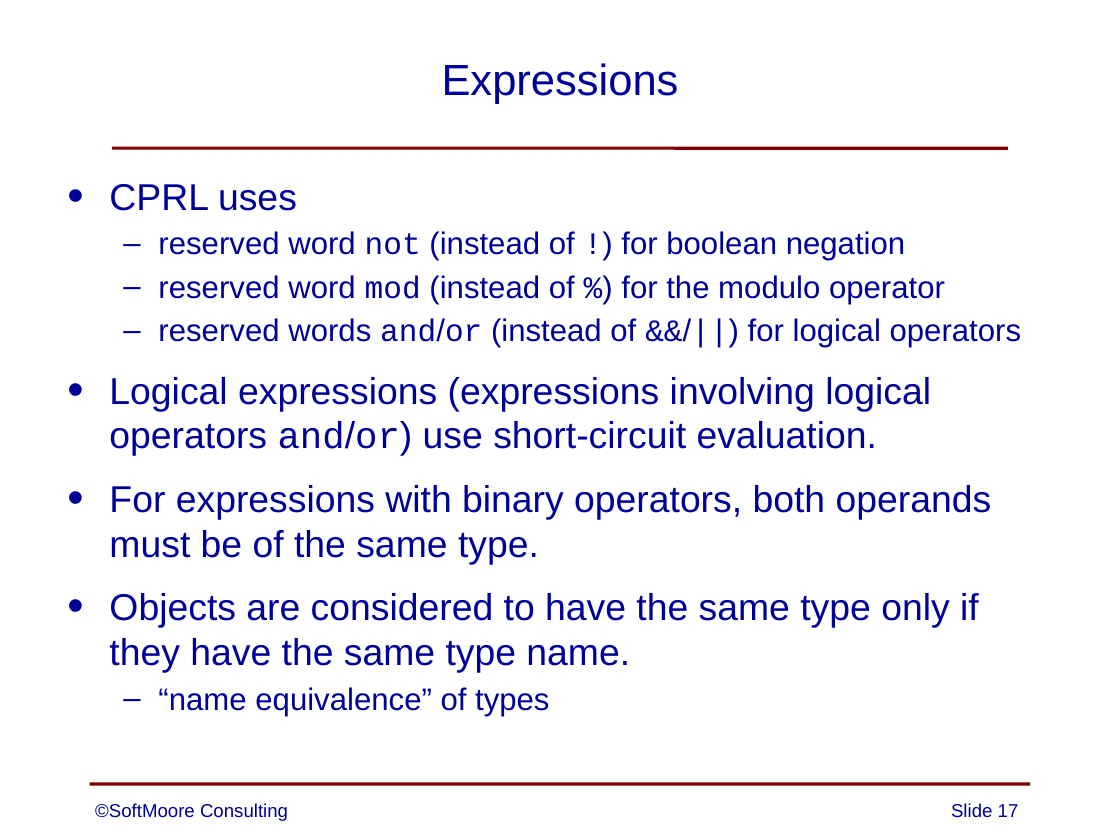
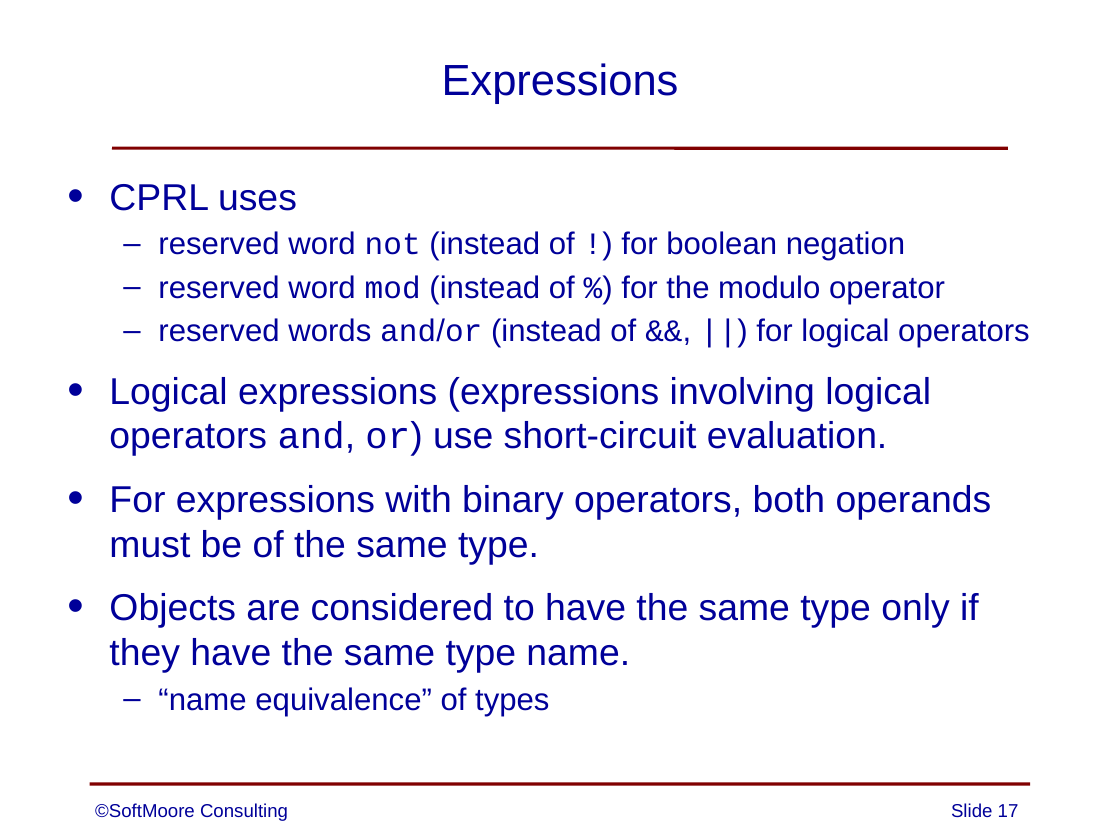
Before and after one commit to SoftMoore/CPRL-Kt-2nd, a slide deck: slide 17 of PowerPoints/04 - Definition of CPRL.pptx. Drawn at 1120x840 pixels with LibreOffice and Linux fonts; fonts in the diff are those of the drawing. Boxes give left, top, right and bottom in pixels: in the first picture for what was removed or moved away, otherwise in the second. Text is boxed around its words. In the diff, an @@ line names an element or a change of style, - is before the commit and + after.

```diff
--- a/PowerPoints/04 - Definition of CPRL.pptx
+++ b/PowerPoints/04 - Definition of CPRL.pptx
@@ text at <box>109,318,1030,456</box>: text changed @@
-  – reserved words and/or (instead of &&/||) for logical operators
-• Logical expressions (expressions involving logical operators and/or) use short-circuit evaluation.
+  – reserved words and/or (instead of &&, ||) for logical operators
+• Logical expressions (expressions involving logical operators and, or) use short-circuit evaluation.
```
Also in this commit, not shown: 3 other slides changed, 2 other files.
